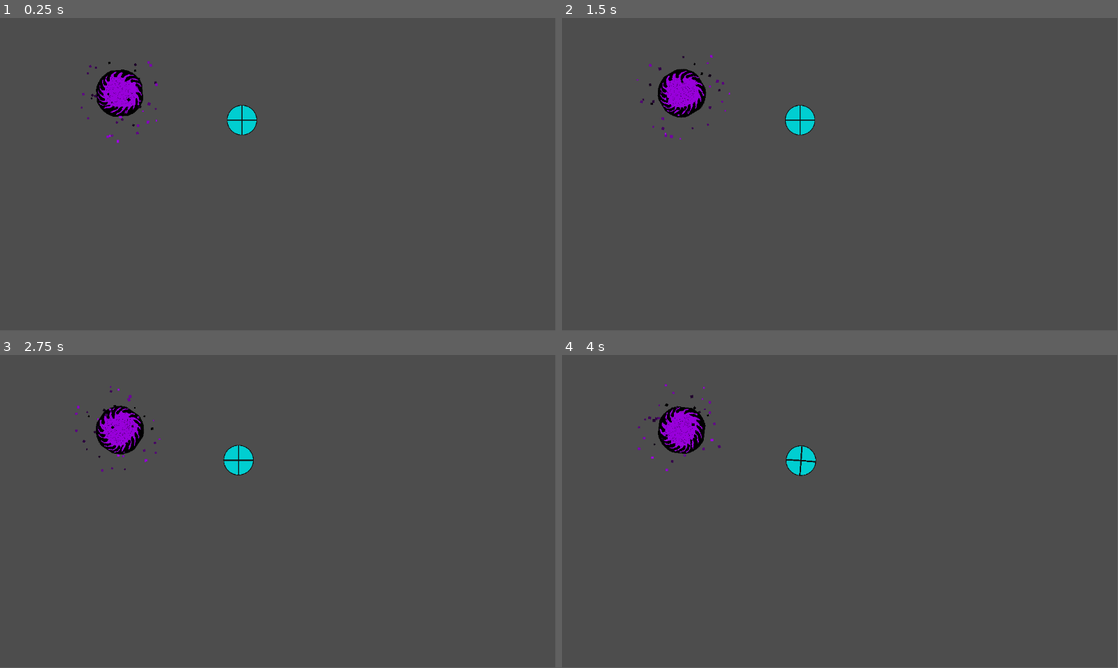
Above: before the commit, frames 1-4 (two rows, left to right).
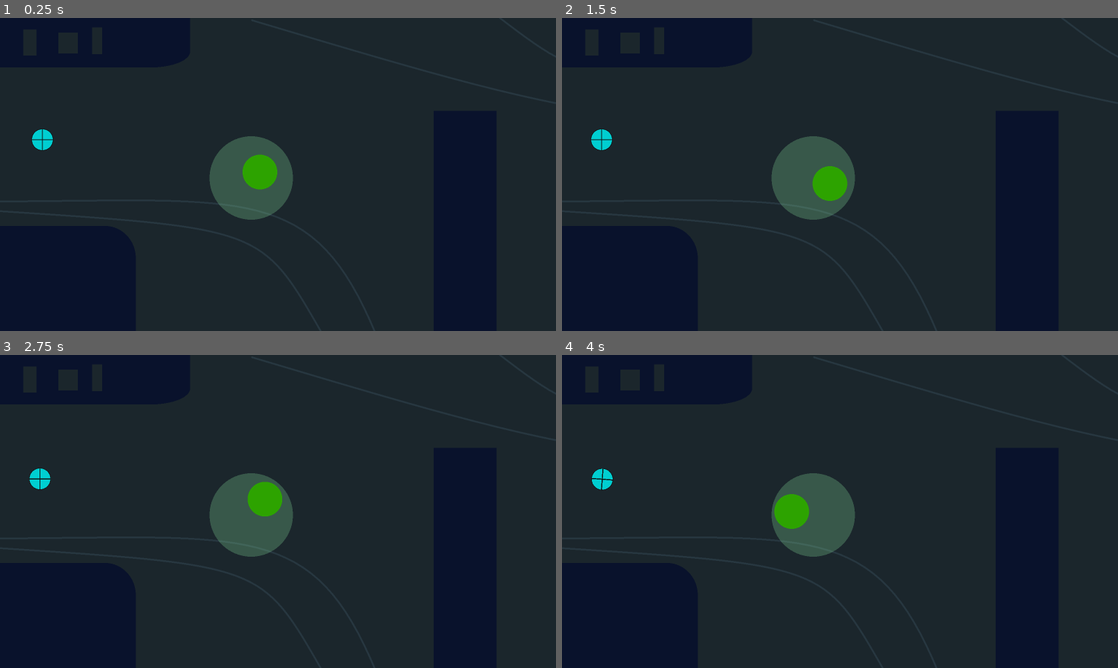
Above: after the commit, the same moments.

Repository: AkspertLemon/youAreAWeapon
Game: Godot game, scene res://levels/level_1.tscn
The game is run twice, just before and just after one commit, with the same random seed, the same clock (stepped at 60 frames per second) and the same inputs.
Inputs:
- Up to frame 1 (0.25 s): no input
- Up to frame 2 (1.5 s): tap A (move_a) at 0.6 s; tap D (move_d) at 1.35 s
- Up to frame 3 (2.75 s): tap S (move_s) at 2.1 s
- Up to frame 4 (4 s): tap W (move_w) at 2.85 s; tap E (rot_e) at 3.6 s
In our replay, the window is 799x449 before the commit and 800x450 after it. These sizes can differ from the game's own. Grey fills any space a smaller window leaves; there, only what the larger window draws over its background counts as a difference.

The runs differ from the first frame. In frame 1, 97% of the frame differs, in the area x 0-100%, y 0-100%; in frame 2, 97%; in frame 3, 97%; in frame 4, 97%.

Commit message:
Hostages, and level background added
warning light is the red light thing

Diff:
--- a/Player/bomb_player.tscn
+++ b/Player/bomb_player.tscn
@@ -20,7 +20,6 @@
 
 [node name="BombPlayer" type="RigidBody2D" groups=["Player"]]
 script = ExtResource("1_4ce6x")
-projec_num = 4
 
 [node name="BlackCircle" type="MeshInstance2D" parent="."]
 modulate = Color(0.0666667, 0.0666667, 0.0666667, 1)
@@ -52,20 +51,20 @@
 scale = Vector2(64, 3)
 mesh = SubResource("BoxMesh_yd78h")
 
+[node name="bombTimer" type="Timer" parent="."]
+wait_time = 4.0
+
 [node name="graceTimer" type="Timer" parent="."]
 wait_time = 2.0
 one_shot = true
 
-[node name="bombTimer" type="Timer" parent="."]
-wait_time = 4.0
-
 [node name="Clock_ticker" type="AudioStreamPlayer" parent="."]
 stream = ExtResource("3_e4krs")
-volume_db = -20.0
+volume_db = -10.0
 
 [node name="Explode_snd" type="AudioStreamPlayer" parent="."]
 stream = ExtResource("4_quxxm")
-volume_db = -20.0
+volume_db = -10.0
 
+[connection signal="timeout" from="bombTimer" to="." method="_on_bomb_timer_timeout"]
 [connection signal="timeout" from="graceTimer" to="." method="explode_timeout"]
-[connection signal="timeout" from="bombTimer" to="." method="_on_bomb_timer_timeout"]
--- a/Scenes/main.tscn
+++ /dev/null
@@ -1,19 +0,0 @@
-[gd_scene load_steps=4 format=3 uid="uid://nxfve2m44s7n"]
-
-[ext_resource type="Script" path="res://Scripts/LevelScript.gd" id="1_7ry5l"]
-[ext_resource type="PackedScene" uid="uid://1045u2o5op2" path="res://Player/bomb_player.tscn" id="1_dhv48"]
-[ext_resource type="PackedScene" uid="uid://bvwuk2wv4ig65" path="res://Scenes/level_finish.tscn" id="4_0hs4d"]
-
-[node name="main" type="Node2D"]
-script = ExtResource("1_7ry5l")
-
-[node name="BombTimer" type="Timer" parent="."]
-wait_time = 4.0
-
-[node name="Level_Finish" parent="." instance=ExtResource("4_0hs4d")]
-position = Vector2(312, 178)
-
-[node name="BombPlayer" parent="." instance=ExtResource("1_dhv48")]
-position = Vector2(1, 1)
-
-[connection signal="timeout" from="BombTimer" to="BombPlayer" method="_on_bomb_timer_timeout"]
--- /dev/null
+++ b/Scenes/stabillizer.tscn
@@ -0,0 +1,63 @@
+[gd_scene load_steps=6 format=3 uid="uid://cqyialgd2eca8"]
+
+[ext_resource type="Script" path="res://Scripts/stabillizer.gd" id="1_wcqjw"]
+
+[sub_resource type="SphereMesh" id="SphereMesh_mc8ej"]
+
+[sub_resource type="CircleShape2D" id="CircleShape2D_xnikd"]
+
+[sub_resource type="SphereMesh" id="SphereMesh_fxyan"]
+
+[sub_resource type="Gradient" id="Gradient_vnj2y"]
+offsets = PackedFloat32Array(0.753333, 1)
+colors = PackedColorArray(0.176471, 0.639216, 0, 1, 1, 1, 1, 0)
+
+[node name="Stabillizer" type="Area2D"]
+z_index = 1
+script = ExtResource("1_wcqjw")
+
+[node name="Feild" type="MeshInstance2D" parent="."]
+self_modulate = Color(0.514102, 0.847655, 0.598568, 0.152941)
+scale = Vector2(240, 240)
+mesh = SubResource("SphereMesh_mc8ej")
+
+[node name="CollisionShape2D" type="CollisionShape2D" parent="."]
+position = Vector2(2.38419e-07, -5.96046e-08)
+scale = Vector2(5, 5)
+shape = SubResource("CircleShape2D_xnikd")
+
+[node name="Main ball" type="MeshInstance2D" parent="CollisionShape2D"]
+self_modulate = Color(0.176471, 0.639216, 0, 1)
+scale = Vector2(20, 20)
+mesh = SubResource("SphereMesh_fxyan")
+
+[node name="ExplosionParticles" type="CPUParticles2D" parent="."]
+emitting = false
+amount = 25
+one_shot = true
+explosiveness = 0.9
+direction = Vector2(1, 1)
+spread = 180.0
+gravity = Vector2(0, 500)
+initial_velocity_min = 156.32
+initial_velocity_max = 307.83
+angular_velocity_min = -550.0
+angular_velocity_max = 550.0
+linear_accel_min = 100.0
+linear_accel_max = 150.0
+scale_amount_min = 15.0
+scale_amount_max = 30.0
+color = Color(0.144322, 0.542796, 3.85046e-07, 1)
+color_ramp = SubResource("Gradient_vnj2y")
+
+[node name="life" type="Timer" parent="."]
+wait_time = 1.7
+one_shot = true
+
+[node name="randMov" type="Timer" parent="."]
+wait_time = 0.5
+autostart = true
+
+[connection signal="area_entered" from="." to="." method="_on_area_entered"]
+[connection signal="timeout" from="life" to="." method="_on_life_timeout"]
+[connection signal="timeout" from="randMov" to="." method="_on_rand_mov_timeout"]
--- a/Scenes/tri_projectile.tscn
+++ b/Scenes/tri_projectile.tscn
@@ -18,4 +18,9 @@
 wait_time = 5.0
 autostart = true
 
+[node name="Area2D" type="Area2D" parent="." groups=["Projectiles"]]
+
+[node name="CollisionPolygon2D" type="CollisionPolygon2D" parent="Area2D"]
+polygon = PackedVector2Array(-64, 63, 63, 64, -1, -64)
+
 [connection signal="timeout" from="Timer" to="." method="_on_life_timeout"]
--- /dev/null
+++ b/Scenes/warning_light.tscn
@@ -0,0 +1,17 @@
+[gd_scene load_steps=3 format=3 uid="uid://uxljix6pscti"]
+
+[ext_resource type="Texture2D" uid="uid://bdcjib8mr0drr" path="res://Assets/ProjectileTriangle.png" id="1_cstcm"]
+[ext_resource type="Script" path="res://Scripts/warning_light.gd" id="2_al136"]
+
+[node name="PointLight2D" type="PointLight2D"]
+scale = Vector2(0.1, 1)
+enabled = false
+color = Color(0.445961, 0.0926406, 0.122665, 1)
+energy = 20.0
+texture = ExtResource("1_cstcm")
+offset = Vector2(0, -64)
+script = ExtResource("2_al136")
+
+[node name="warnTimer" type="Timer" parent="."]
+
+[connection signal="timeout" from="warnTimer" to="." method="_on_warn_timer_timeout"]
--- a/Scripts/LevelScript.gd
+++ /dev/null
@@ -1,6 +0,0 @@
-extends Node2D
-
-
-# Called when the node enters the scene tree for the first time.
-func _ready() -> void:
-	$BombTimer.start()
--- a/Scripts/bombPlayer.gd
+++ b/Scripts/bombPlayer.gd
@@ -6,6 +6,7 @@
 
 # Called when the node enters the scene tree for the first time.
 func _ready() -> void:
+	$bombTimer.start()
 	$MeshInstance2D.modulate = Color.DARK_TURQUOISE
 	for n in range(2):
 		$CollisionShape2D.scale[n] = size
@@ -23,17 +24,20 @@
 	if  not $Clock_ticker.playing && not $Explode_snd.playing:$Clock_ticker.play(0)
 
 
+@export var projec_num = 4
+var rot_offset = 2*PI/projec_num
 func _on_bomb_timer_timeout() -> void:
-	var tween := create_tween().bind_node(self).set_trans(Tween.TRANS_QUART)
-	tween.tween_property($MeshInstance2D, "modulate", Color.CRIMSON, 1.8)
-	$Timer.start()
-
-
-@export var projec_num = 100
+	var tween := create_tween().bind_node(self).set_trans(Tween.TRANS_LINEAR)
+	tween.tween_property($MeshInstance2D, "modulate", Color.CRIMSON, $graceTimer.wait_time*0.9)
+	$graceTimer.start()
+	for n in range(projec_num):
+		var Wlight = load("res://Scenes/warning_light.tscn").instantiate()
+		Wlight.spawnRot = rotation+((n-1)*rot_offset)
+		Wlight.spawnPos = global_position
+		Wlight.timer = $graceTimer.wait_time
 func explode() -> void:
 	$Clock_ticker.stop()
 	$Explode_snd.play(0)
-	var rot_offset = 2*PI/projec_num
 	for n in range(projec_num):
 		var instance = projectile.instantiate()
 		instance.dir = rotation+((n-1)*rot_offset)
--- /dev/null
+++ b/Scripts/camera_2d.gd
@@ -0,0 +1,4 @@
+extends Camera2D
+
+func _process(_delta):
+	global_rotation = 0.0
--- /dev/null
+++ b/Scripts/stabillizer.gd
@@ -0,0 +1,26 @@
+extends Area2D
+@onready var offset_distance = $CollisionShape2D.scale[0]*10
+@onready var rel_size = ($Feild.scale[0]/2)-offset_distance
+var movTween
+func _ready() -> void:
+	_on_rand_mov_timeout()
+
+func _on_rand_mov_timeout() -> void:
+	var x_pos = randi_range(-rel_size,rel_size)
+	var y_pos = sqrt(((rel_size*rel_size)-(x_pos*x_pos)))
+	var f_pos = Vector2(x_pos,randi_range(-y_pos,y_pos))
+	movTween = create_tween().bind_node($CollisionShape2D)
+	movTween.tween_property($CollisionShape2D,"position",f_pos,$randMov.wait_time)
+
+func _on_area_entered(area: Area2D) -> void:
+	$randMov.stop()
+	$life.start()
+	area.get_parent().queue_free()
+	$ExplosionParticles.position=$CollisionShape2D.position
+	$CollisionShape2D.queue_free()
+	$ExplosionParticles.restart()
+	$Feild.create_tween().tween_property($Feild,"self_modulate",Color(0,0,0,0),$life.wait_time)
+
+
+func _on_life_timeout() -> void:
+	queue_free()
--- a/Scripts/tri_projectile.gd
+++ b/Scripts/tri_projectile.gd
@@ -1,5 +1,5 @@
 extends CharacterBody2D
-var SPEED = 600
+var SPEED = 500
 var dir:float
 var spawnPos:Vector2
 var spawnRot:float
@@ -12,7 +12,5 @@
 func _physics_process(_delta: float) -> void:
 	velocity=Vector2(0,-SPEED).rotated(dir)
 	move_and_slide()
-
-
 func _on_life_timeout() -> void:
 	queue_free()
--- /dev/null
+++ b/Scripts/warning_light.gd
@@ -0,0 +1,16 @@
+extends PointLight2D
+
+var timer:float
+var spawnPos:Vector2
+var spawnRot:float
+func _ready() -> void:
+	enabled = true
+	energy=0
+	global_position=spawnPos
+	global_rotation=spawnRot
+	$warnTimer.start(timer)
+	create_tween().bind_node(self).tween_property($".","energy",15,timer)
+
+
+func _on_warn_timer_timeout() -> void:
+	queue_free()
--- a/levels/level_1.tscn
+++ b/levels/level_1.tscn
@@ -1,16 +1,93 @@
-[gd_scene load_steps=3 format=3 uid="uid://i8jl0htl0sbk"]
+[gd_scene load_steps=11 format=3 uid="uid://i8jl0htl0sbk"]
 
 [ext_resource type="PackedScene" uid="uid://1045u2o5op2" path="res://Player/bomb_player.tscn" id="1_0u1fr"]
+[ext_resource type="Texture2D" uid="uid://dprrwoehhhxay" path="res://Assets/level_1_wip.png" id="1_ug2pv"]
 [ext_resource type="PackedScene" uid="uid://bvwuk2wv4ig65" path="res://Scenes/level_finish.tscn" id="2_3pdo8"]
+[ext_resource type="Script" path="res://Scripts/camera_2d.gd" id="3_2atyg"]
+[ext_resource type="PackedScene" uid="uid://cqyialgd2eca8" path="res://Scenes/stabillizer.tscn" id="5_fqgpo"]
+
+[sub_resource type="WorldBoundaryShape2D" id="WorldBoundaryShape2D_hi5hd"]
+
+[sub_resource type="RectangleShape2D" id="RectangleShape2D_d0ae8"]
+size = Vector2(632, 182)
+
+[sub_resource type="CapsuleShape2D" id="CapsuleShape2D_q8038"]
+radius = 86.0
+height = 482.0
+
+[sub_resource type="RectangleShape2D" id="RectangleShape2D_6sfuw"]
+size = Vector2(364, 218)
+
+[sub_resource type="RectangleShape2D" id="RectangleShape2D_exc6e"]
+size = Vector2(546, 104)
 
 [node name="level_1" type="Node2D"]
 
-[node name="Camera2D" type="Camera2D" parent="."]
-position = Vector2(268, 274)
+[node name="TextureRect" type="TextureRect" parent="."]
+custom_minimum_size = Vector2(1600, 900)
+offset_right = 3200.0
+offset_bottom = 900.0
+texture = ExtResource("1_ug2pv")
 
 [node name="BombPlayer" parent="." instance=ExtResource("1_0u1fr")]
 top_level = true
-position = Vector2(194, 162)
+z_index = 2
+position = Vector2(122, 350)
+
+[node name="Camera2D" type="Camera2D" parent="BombPlayer"]
+position = Vector2(0, 1)
+limit_left = 0
+limit_top = 0
+limit_right = 3200
+limit_bottom = 0
+position_smoothing_enabled = true
+script = ExtResource("3_2atyg")
 
 [node name="Level_Finish" parent="." instance=ExtResource("2_3pdo8")]
-position = Vector2(-60, 106)
+position = Vector2(3020, 409)
+
+[node name="levelColliders" type="Node2D" parent="."]
+visible = false
+
+[node name="StaticBody2D" type="StaticBody2D" parent="levelColliders"]
+
+[node name="CollisionShape2D" type="CollisionShape2D" parent="levelColliders/StaticBody2D"]
+position = Vector2(1227, 900)
+shape = SubResource("WorldBoundaryShape2D_hi5hd")
+
+[node name="CollisionShape2D2" type="CollisionShape2D" parent="levelColliders/StaticBody2D"]
+position = Vector2(1227, 0)
+rotation = -3.14159
+shape = SubResource("WorldBoundaryShape2D_hi5hd")
+
+[node name="CollisionShape2D3" type="CollisionShape2D" parent="levelColliders/StaticBody2D"]
+position = Vector2(0, 361)
+rotation = 1.5708
+shape = SubResource("WorldBoundaryShape2D_hi5hd")
+
+[node name="CollisionShape2D4" type="CollisionShape2D" parent="levelColliders/StaticBody2D"]
+position = Vector2(1338, 584)
+rotation = 1.5708
+shape = SubResource("RectangleShape2D_d0ae8")
+
+[node name="CollisionShape2D5" type="CollisionShape2D" parent="levelColliders/StaticBody2D"]
+position = Vector2(148, 686)
+rotation = 1.5708
+shape = SubResource("CapsuleShape2D_q8038")
+
+[node name="CollisionShape2D6" type="CollisionShape2D" parent="levelColliders/StaticBody2D"]
+position = Vector2(206, 789)
+shape = SubResource("RectangleShape2D_6sfuw")
+
+[node name="CollisionShape2D7" type="CollisionShape2D" parent="levelColliders/StaticBody2D"]
+position = Vector2(274, 52)
+shape = SubResource("RectangleShape2D_exc6e")
+
+[node name="Stabillizer" parent="." instance=ExtResource("5_fqgpo")]
+position = Vector2(723, 460)
+
+[node name="Stabillizer2" parent="." instance=ExtResource("5_fqgpo")]
+position = Vector2(1793, 258)
+
+[node name="Stabillizer3" parent="." instance=ExtResource("5_fqgpo")]
+position = Vector2(2157, 537)
--- a/project.godot
+++ b/project.godot
@@ -15,9 +15,17 @@
 config/features=PackedStringArray("4.3", "GL Compatibility")
 config/icon="res://icon.svg"
 
+[display]
+
+window/size/viewport_width=1600
+window/size/viewport_height=900
+window/size/mode=1
+window/size/resizable=false
+
 [global_group]
 
 Player=""
+Projectiles=""
 
 [input]
 
Binary file added: Assets/level_1_wip.png
Not shown, added: Assets/level_1_wip.png.import
